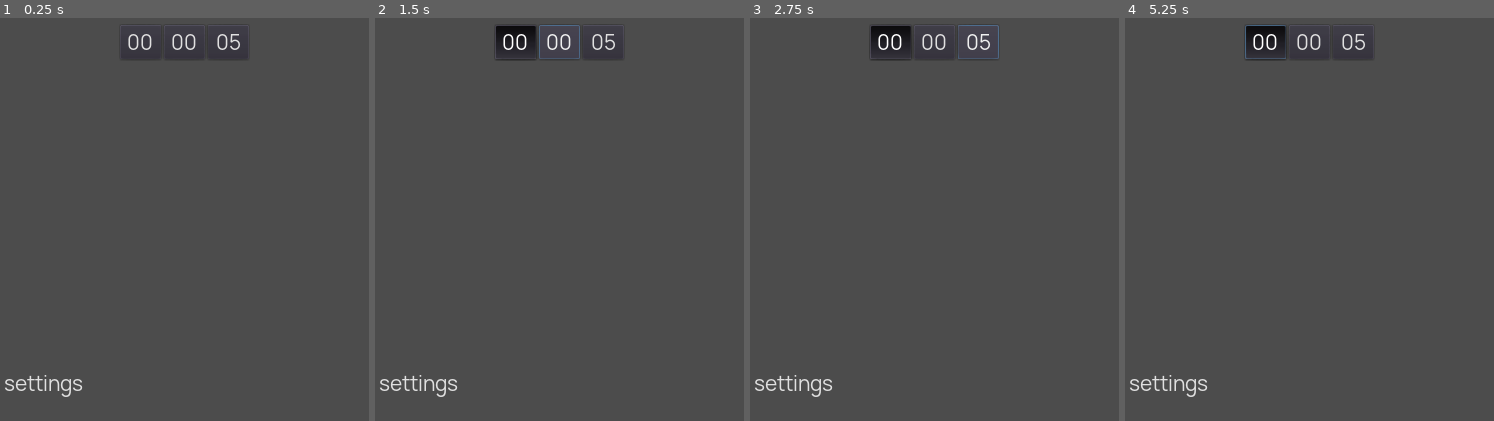
Above: before the commit, frames 1-4 (left to right).
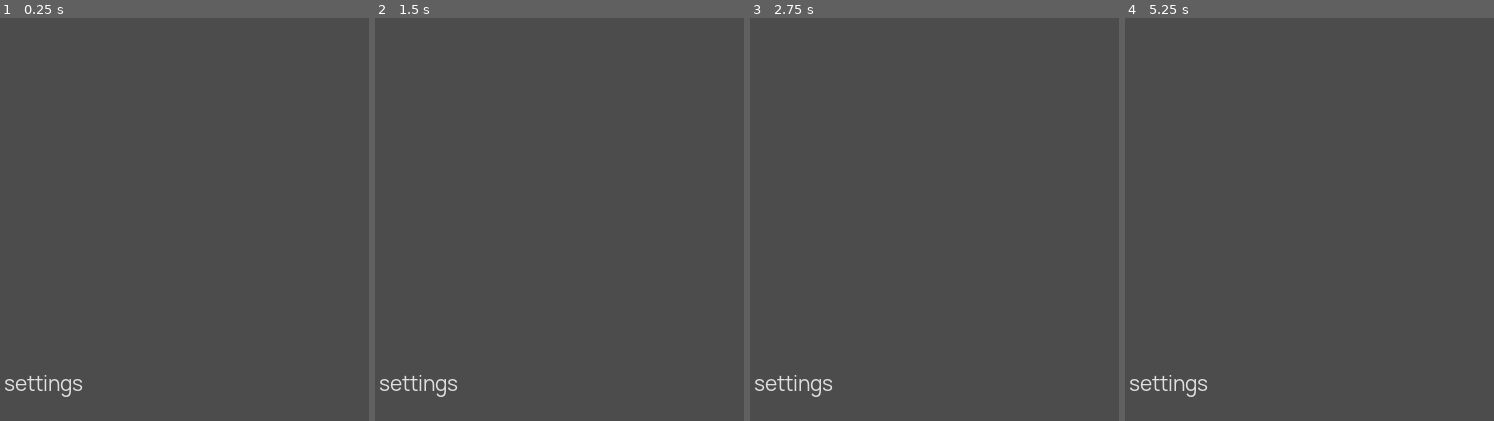
Above: after the commit, the same moments.

Repository: mrwm/clock
Game: Godot game, scene res://Main.tscn
Two runs of this game, one before a commit and one after it. Both use one fixed random seed, a clock stepped at 60 frames per second and the inputs below.
Inputs (mouse positions are in pixels of both pictures, inside the frame that each line leads up to):
- Up to frame 1 (0.25 s): no input
- Up to frame 2 (1.5 s): click (515, 42) at 0.5 s, where only the run before the commit has a clickable "00"; click (559, 42) at 1.25 s, where only the run before the commit has a clickable "00"
- Up to frame 3 (2.75 s): click (978, 42) at 2 s, where only the run before the commit has a clickable "05"
- Up to frame 4 (5.25 s): click (1265, 42) at 2.75 s, where only the run before the commit has a clickable "00"; click (1309, 42) at 3.5 s, where only the run before the commit has a clickable "00"; click (1353, 42) at 4.25 s, where only the run before the commit has a clickable "05"; click (1265, 42) at 5 s, where only the run before the commit has a clickable "00"

The runs differ from the first frame. In frame 1, 0.5% of the frame differs, in the area x 32-68%, y 3-10%; in frame 2, 1.3%; in frame 3, 1.2%; in frame 4, 1.3%, in the area x 32-68%, y 1-11%.

Commit message:
update menu, todo: fix lap in stopwatch

Diff:
--- a/Main.gd
+++ b/Main.gd
@@ -61,7 +61,7 @@
     # Timer
     add_child(timerScene)
     timerScene.rect_size = screenDimentions;
-    timerScene.visible = true;
+    timerScene.visible = false;
 
     # Menu
     add_child(menu) #uncomment once timer is finished
--- a/Menu.gd
+++ b/Menu.gd
@@ -39,7 +39,6 @@
 
   # Menu settings
   menuPostion = self.rect_position;
-  print(menuPostion)
   # Hide the menu except for the settings button
   for i in ($MenuList.get_child_count()):
     if ($MenuList.get_child(i).visible):
@@ -59,7 +58,7 @@
 # -[x] Fix menu text after transitions
 # -[x] Fix menu button start/resume text on transition
 # -[x] Fix menu button not updating when switching from started stopwatch to clock and back
-# -[ ] Get menu hitbox to only take up bottom of the screen
+# -[x] Get menu hitbox to only take up bottom of the screen
 # -[ ] Change menu from settings to bottom bar
 #
 
@@ -110,7 +109,17 @@
     toggle3.modulate.a = 0;
     toggle3.disabled = true;
   elif (scene == Variables.CurrentSceneIs.TIMER):
-    print("menu: timer")
+    toggle1 = Button.new()
+    toggle1.name = "Set time";
+    toggle1.text = "set time";
+    toggle2 = Button.new()
+    toggle2.name = "Start";
+    toggle2.text = "start";
+    toggle2.disabled = false;
+    toggle3 = Button.new()
+    toggle3.name = "Reset";
+    toggle3.text = "reset";
+    toggle3.disabled = true;
   elif (scene == Variables.CurrentSceneIs.STOPWATCH):
     toggle1 = Button.new()
     toggle1.name = "Start";
@@ -210,8 +219,15 @@
   if (Variables.currentScene == Variables.CurrentSceneIs.CLOCK):
     Variables.use24hour = button_pressed;
 
-  #elif (Variables.currentScene == Variables.CurrentSceneIs.TIMER):
-  #  print("timer")
+  elif (Variables.currentScene == Variables.CurrentSceneIs.TIMER):
+    Variables.timerRun = button_pressed
+    if (Variables.timerRun):
+      toggle2.text = "pause"
+      toggle1.disabled = true;
+      toggle3.disabled = true;
+    else:
+      toggle2.text = "resume"
+      toggle3.disabled = false;
 
   elif (Variables.currentScene == Variables.CurrentSceneIs.STOPWATCH):
     Variables.stopwatchFlip = !Variables.stopwatchFlip
@@ -229,8 +245,13 @@
     #print("clock")
     pass
 
-  #elif (Variables.currentScene == Variables.CurrentSceneIs.TIMER):
-  #  print("timer")
+  elif (Variables.currentScene == Variables.CurrentSceneIs.TIMER):
+    Variables.resetTimer = true;
+    if (not Variables.timerRun):
+      toggle1.pressed = false;
+      toggle1.disabled = false;
+      toggle2.text = "start";
+      toggle3.disabled = true;
 
   elif (Variables.currentScene == Variables.CurrentSceneIs.STOPWATCH):
     toggle1.pressed = false;
--- a/Stopwatch.gd
+++ b/Stopwatch.gd
@@ -89,6 +89,7 @@
     label.valign = Label.ALIGN_CENTER;
     label.size_flags_horizontal = 3;
     label.size_flags_vertical = 1;
+    # TODO: change lap to delta between each lap time instead of time lapsed
     label.text = str(logged.hour) + ":" + str(logged.minute) + \
                   ":" + str(logged.second) + ":" + str(logged.milsec)
     label.name = "Lap-" + str(int(logged.milsec) + int(logged.second));
--- a/Timer.gd
+++ b/Timer.gd
@@ -15,8 +15,13 @@
 
 # Called when the node enters the scene tree for the first time.
 func _ready():
-  hourBtn.connect("toggled", self, "_on_hourBtn_toggled")
-  hourBtn.toggle_mode = true
+  hourBtn.connect("pressed", self, "_on_hourBtn_toggled")
+    #"", self, "_on_hourBtn_toggled")
+  hourBtn.flat = true
+  minuteBtn.flat = true
+  secondBtn.flat = true
+
+
 
   _prepareTimer()
 
@@ -25,6 +30,7 @@
   secondBtn.rect_min_size = Vector2(120,0);
 
   Variables.timerRun = false;
+  Variables.resetTimer = false;
 
 
 
@@ -86,12 +92,12 @@
   timer.connect("timeout", self, "_on_Timeout")
   add_child(timer)
 
-func _on_hourBtn_toggled(event):
-  print(event)
-  if(event):
-    OS.show_virtual_keyboard()
-  else:
-    OS.hide_virtual_keyboard()
+func _on_hourBtn_toggled():
+  print("pressed")
+  #if(event):
+  #  OS.show_virtual_keyboard()
+  #else:
+  #  OS.hide_virtual_keyboard()
 
 
   pass
--- a/Variables.gd
+++ b/Variables.gd
@@ -24,5 +24,5 @@
 # Timer
 var setTimer;           # true/false
 var timerRun;           # true/false
-var resetTimer = false; # true/false
+var resetTimer;         # true/false
 var timeLeft;           # Dictionary
